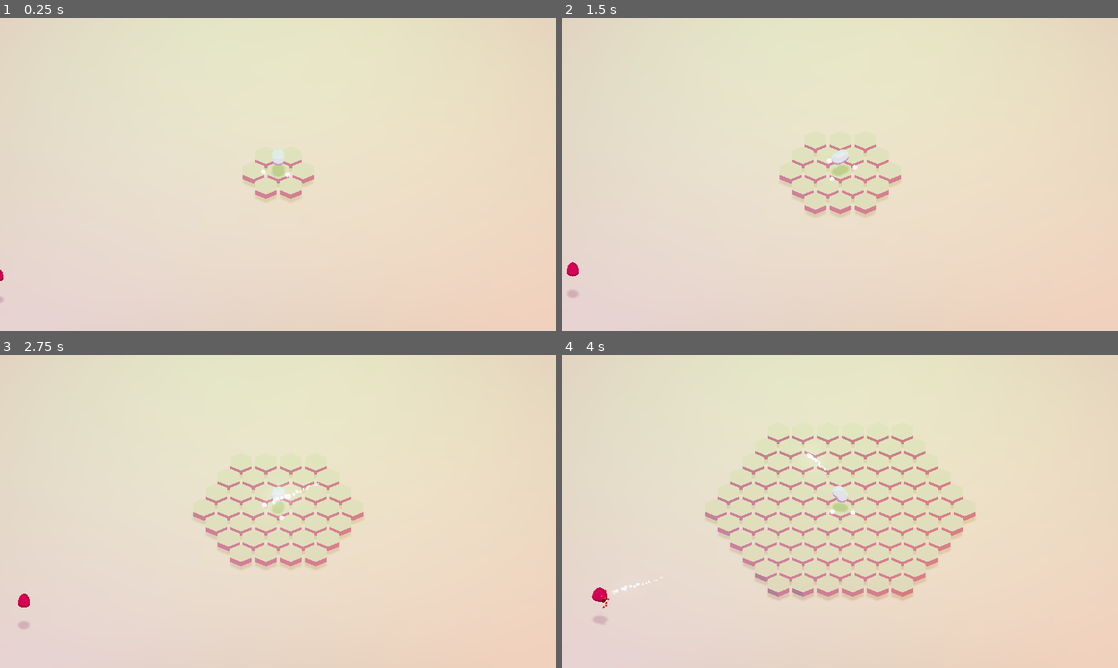
Above: before the commit, frames 1-4 (two rows, left to right).
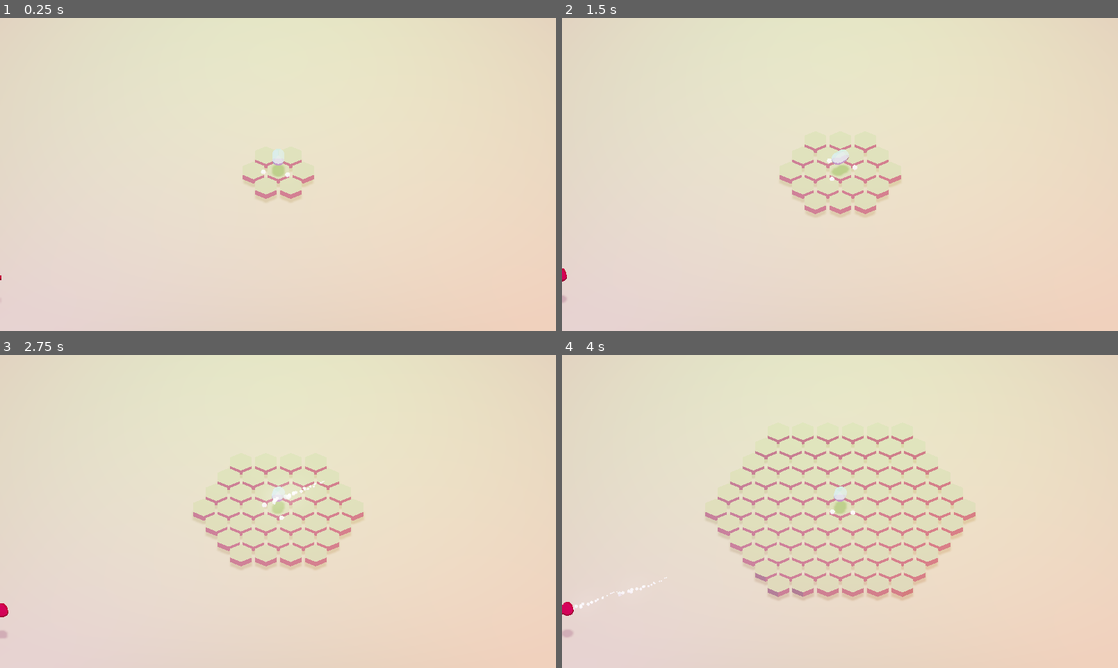
Above: after the commit, the same moments.

Repository: Trixxo/3dpix
Game: Godot game, scene res://Main.tscn
The game is run twice, just before and just after one commit, with the same random seed, the same clock (stepped at 60 frames per second) and the same inputs.
Inputs (mouse positions are in pixels of both pictures, inside the frame that each line leads up to):
- Up to frame 1 (0.25 s): no input
- Up to frame 2 (1.5 s): tap Enter at 0.5 s; move the mouse to (962, 158) at 0.52 s; press the mouse at (962, 158) at 0.53 s; tap Space at 0.77 s; move the mouse to (728, 190) at 1.27 s; release the mouse at (728, 190) at 1.28 s; click (728, 190) at 1.35 s
- Up to frame 3 (2.75 s): tap Space at 1.52 s; move the mouse to (333, 442) at 2.02 s; press the mouse at (333, 442) at 2.03 s
- Up to frame 4 (4 s): move the mouse to (812, 574) at 2.77 s; release the mouse at (812, 574) at 2.78 s; click (812, 574) at 2.85 s; tap Space at 3.02, 3.77 s; move the mouse to (1006, 558) at 3.52 s; press the mouse at (1006, 558) at 3.53 s

The runs differ from the first frame. In frame 1, less than 0.1% of the frame differs, in the area x 0-1%, y 80-91%; in frame 2, 0.2%; in frame 3, 0.2%; in frame 4, 0.5%, in the area x 0-52%, y 31-91%.

Commit message:
remove experience orbs

Diff:
--- a/Enemy/Enemy.gd
+++ b/Enemy/Enemy.gd
@@ -39,4 +39,4 @@
     # 	global_transform.origin += hit_dir.normalized() * 1.5
     # 	hit_anim_timer -= dt
 
-    global_transform = global_transform.translated((target - transform[3]).normalized() * 2 * dt)
+    global_transform = global_transform.translated((target - transform[3]).normalized() * 0.5 * dt)
--- a/Enemy/EnemyMat.tres
+++ b/Enemy/EnemyMat.tres
@@ -4,5 +4,6 @@
 resource_local_to_scene = true
 params_diffuse_mode = 4
 params_specular_mode = 3
-albedo_color = Color( 0.415686, 0.141176, 0.141176, 1 )
+params_blend_mode = 1
+albedo_color = Color( 0.42, 0.2, 1.5, 1 )
 roughness = 0.0
--- a/Enemy/Spawner.gd
+++ b/Enemy/Spawner.gd
@@ -27,7 +27,7 @@
         add_child(enemy)
         enemy.global_transform[3] = Vector3(pos.x, 4, pos.y)
 
-    spawn_amount += 0.1
+    spawn_amount += 1.0
 
 func find_bounds():
     var camera = $"../Camera"
--- a/Experience/Experience.gd
+++ b/Experience/Experience.gd
@@ -6,12 +6,30 @@
 # var b = "text"
 
 var elapsed = 0
+var picked_up
+var _timer
+var particle_vanish_scene = preload("ParticleVanish.tscn")
 
 # Called when the node enters the scene tree for the first time.
 func _ready():
     add_to_group("experience_orbs")
+    _timer = Timer.new()
+    add_child(_timer)
+
+    _timer.connect("timeout", self, "vanish")
+    _timer.set_wait_time(0.5)
+    _timer.start()
 
 # Called every frame. 'delta' is the elapsed time since the previous frame.
 func _process(dt):
     elapsed += dt
     transform = transform.translated(Vector3(0, sin(elapsed * 3.0) * 0.02, 0))
+
+func vanish():
+    if (!picked_up):
+        # yield(get_tree().create_timer(4.0), "timeout")
+        var particle_vanish = particle_vanish_scene.instance()
+        particle_vanish.set_emitting(true)
+        particle_vanish.transform.origin = global_transform.origin
+        get_tree().get_root().add_child(particle_vanish)
+        queue_free()
--- a/Experience/ExperienceSentinel.gd
+++ b/Experience/ExperienceSentinel.gd
@@ -69,6 +69,7 @@
     exp_orbs.sort_custom(SortMan, "enemy_sort_dist")
     var first_orb = exp_orbs[0]
     target = first_orb
+    target.picked_up = true
     target_vec = first_orb.global_transform.origin
     original_target_dist = target_vec.length()
     target.remove_from_group("experience_orbs")
--- /dev/null
+++ b/Experience/ParticleVanish.tscn
@@ -0,0 +1,71 @@
+[gd_scene load_steps=10 format=2]
+
+[ext_resource path="res://Particle.gd" type="Script" id=2]
+
+[sub_resource type="Curve" id=8]
+_data = [ Vector2( 0, 1 ), 0.0, 0.0, 0, 0, Vector2( 1, 0 ), 0.0, 0.0, 0, 0 ]
+
+[sub_resource type="CurveTexture" id=4]
+curve = SubResource( 8 )
+
+[sub_resource type="ParticlesMaterial" id=9]
+emission_shape = 1
+emission_sphere_radius = 0.2
+spread = 180.0
+gravity = Vector3( 0, 0, 0 )
+initial_velocity = -1.0
+scale_curve = SubResource( 4 )
+
+[sub_resource type="SpatialMaterial" id=14]
+resource_local_to_scene = true
+params_diffuse_mode = 4
+params_specular_mode = 3
+albedo_color = Color( 0.4, 0.2, 4, 1 )
+roughness = 0.0
+
+[sub_resource type="SphereMesh" id=15]
+material = SubResource( 14 )
+radius = 0.05
+height = 0.1
+radial_segments = 4
+rings = 4
+
+[sub_resource type="ParticlesMaterial" id=11]
+direction = Vector3( 0, 2, 0 )
+spread = 180.0
+gravity = Vector3( 0, 0.2, 0 )
+initial_velocity = 0.5
+scale_curve = SubResource( 4 )
+
+[sub_resource type="SpatialMaterial" id=13]
+resource_local_to_scene = true
+flags_unshaded = true
+albedo_color = Color( 0.48, 0.13, 2, 1 )
+
+[sub_resource type="SphereMesh" id=12]
+material = SubResource( 13 )
+radius = 0.4
+height = 0.8
+radial_segments = 4
+rings = 4
+
+[node name="Spatial" type="Spatial"]
+script = ExtResource( 2 )
+
+[node name="Particles" type="Particles" parent="."]
+cast_shadow = 0
+emitting = false
+amount = 16
+one_shot = true
+explosiveness = 1.0
+process_material = SubResource( 9 )
+draw_pass_1 = SubResource( 15 )
+
+[node name="Particles2" type="Particles" parent="."]
+cast_shadow = 0
+emitting = false
+lifetime = 2.0
+one_shot = true
+explosiveness = 1.0
+process_material = SubResource( 11 )
+draw_pass_1 = SubResource( 12 )
--- a/GlobalVars.gd
+++ b/GlobalVars.gd
@@ -2,7 +2,7 @@
 
 var attack_speed = 1.0 setget set_attack_speed
 
-var enemy_health = 5 setget set_enemy_health
+var enemy_health = 2 setget set_enemy_health
 
 var projectile_damage = 1 setget set_projectile_damage
 
--- a/Projectile/ParticleDamage.gd
+++ b/Particle.gd
@@ -5,6 +5,10 @@
     yield(get_tree().create_timer(4.0), "timeout")
     queue_free()
 
+func set_emitting(val):
+    $Particles.emitting = val
+    $Particles2.emitting = val
+
 # Called every frame. 'delta' is the elapsed time since the previous frame.
 #func _process(delta):
 #    pass
--- a/Projectile/ParticleDamage.tscn
+++ b/Projectile/ParticleDamage.tscn
@@ -1,21 +1,20 @@
 [gd_scene load_steps=10 format=2]
 
-[ext_resource path="res://Projectile/ParticleDamage.gd" type="Script" id=1]
-[ext_resource path="res://Enemy/EnemyMat.tres" type="Material" id=2]
+[ext_resource path="res://Particle.gd" type="Script" id=1]
 
 [sub_resource type="Curve" id=3]
 _data = [ Vector2( 0, 1 ), 0.0, 0.0, 0, 0, Vector2( 1, 0 ), 0.0, 0.0, 0, 0 ]
 
-[sub_resource type="CurveTexture" id=4]
+[sub_resource type="CurveTexture" id=11]
 curve = SubResource( 3 )
 
 [sub_resource type="ParticlesMaterial" id=5]
 spread = 83.53
 gravity = Vector3( 0, 0, 0 )
 initial_velocity = 10.0
-scale_curve = SubResource( 4 )
+scale_curve = SubResource( 11 )
 
-[sub_resource type="SpatialMaterial" id=7]
+[sub_resource type="SpatialMaterial" id=12]
 resource_local_to_scene = true
 params_diffuse_mode = 4
 params_specular_mode = 3
@@ -37,10 +36,17 @@
 emission_ring_axis = Vector3( 1, 0, 0 )
 gravity = Vector3( 0, 0, 0 )
 initial_velocity = 1.0
-scale_curve = SubResource( 4 )
+scale_curve = SubResource( 11 )
 
-[sub_resource type="SphereMesh" id=10]
-material = ExtResource( 2 )
+[sub_resource type="SpatialMaterial" id=13]
+resource_local_to_scene = true
+params_diffuse_mode = 4
+params_specular_mode = 3
+albedo_color = Color( 0.360784, 0.054902, 0.0392157, 1 )
+roughness = 0.0
+
+[sub_resource type="SphereMesh" id=14]
+material = SubResource( 13 )
 radius = 0.4
 height = 0.8
 radial_segments = 4
@@ -65,4 +71,4 @@
 one_shot = true
 explosiveness = 1.0
 process_material = SubResource( 8 )
-draw_pass_1 = SubResource( 10 )
+draw_pass_1 = SubResource( 14 )
--- a/ToonMat.tres
+++ b/ToonMat.tres
@@ -2,8 +2,7 @@
 
 [resource]
 resource_local_to_scene = true
-flags_transparent = true
 params_diffuse_mode = 4
 params_specular_mode = 3
-albedo_color = Color( 0.964706, 0.470588, 0.780392, 1 )
+albedo_color = Color( 1, 0.0234375, 0.635727, 1 )
 roughness = 0.0
Not shown: 1 places in Projectile/ParticleDamage.tscn that only renumber resources
